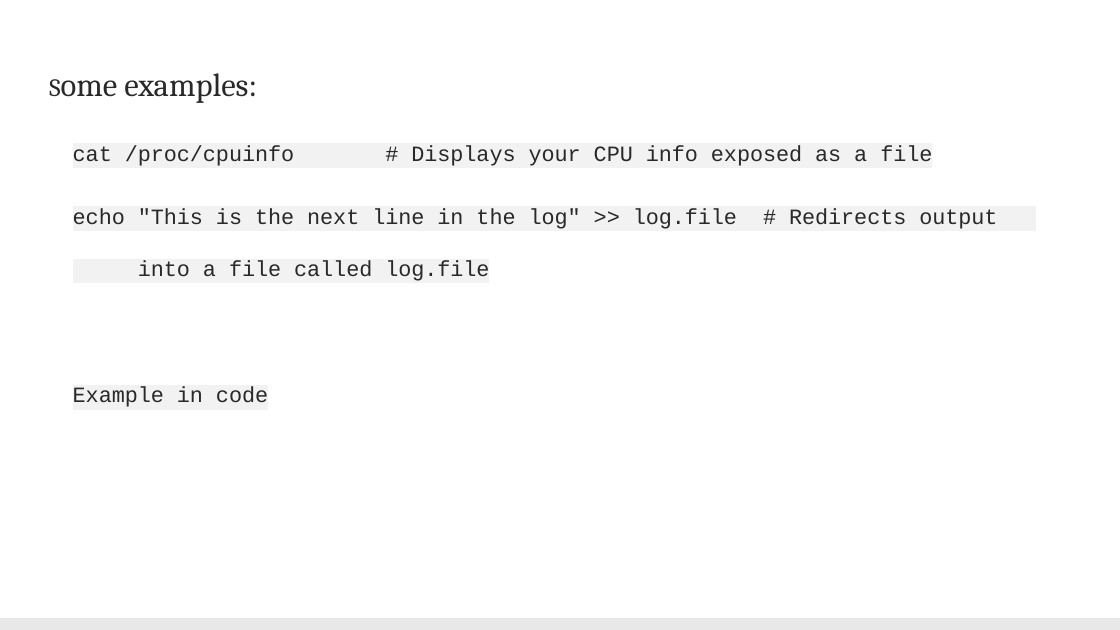
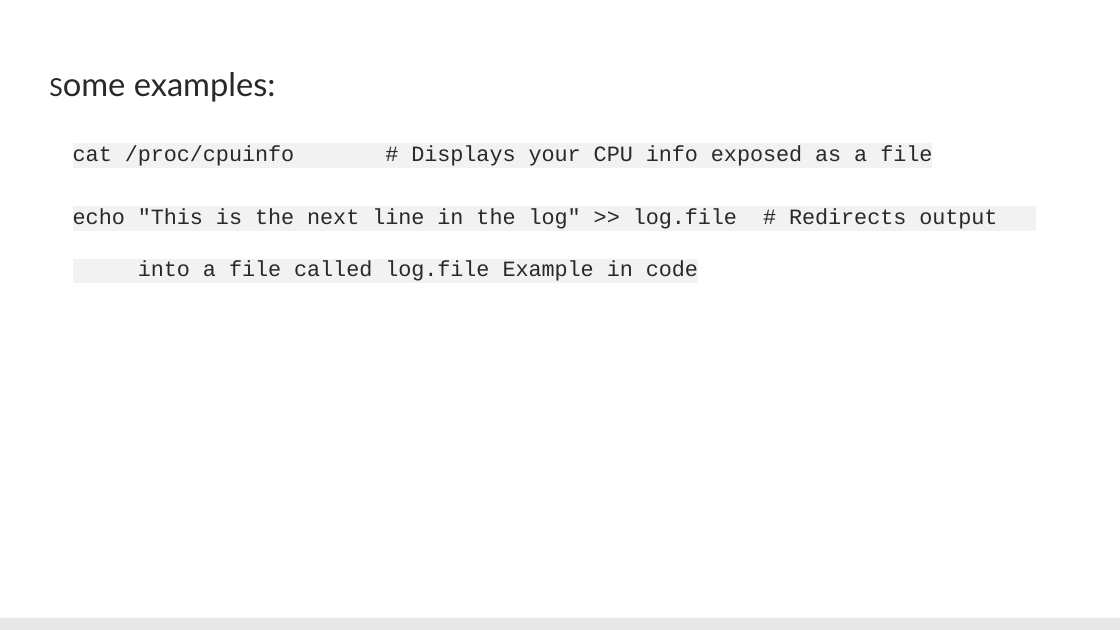
Before and after one commit to aregm/system-design-course, a slide deck: slide 15 of docs/Lecture 5.pptx (slide 14 before the commit). Drawn at 1120x630 pixels with LibreOffice and Linux fonts; fonts in the diff are those of the drawing. Boxes give left, top, right and bottom in pixels: in the first picture for what was removed or moved away, otherwise in the second. Text is boxed around its words. In the diff, an @@ line names an element or a change of style, - is before the commit and + after.

```diff
--- a/docs/Lecture 5.pptx
+++ b/docs/Lecture 5.pptx
@@ text at (134,72,276,102): font Cambria to Lato in "Some examples:" @@
@@ text at (73,208,737,281): text changed @@
-echo "This is the next line in the log" >> log.file # Redirects output into a file called log.file
-Example in code
+echo "This is the next line in the log" >> log.file # Redirects output into a file called log.file Example in code
```
Also in this commit, not shown: 20 other slides changed, 2 slides added, 1 slide removed.
